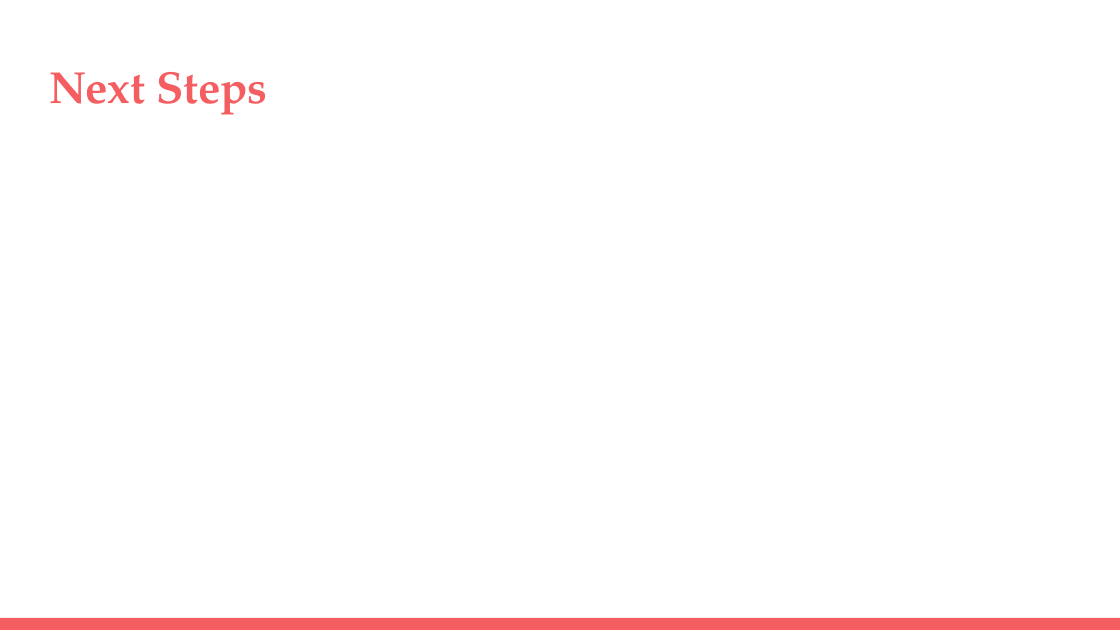
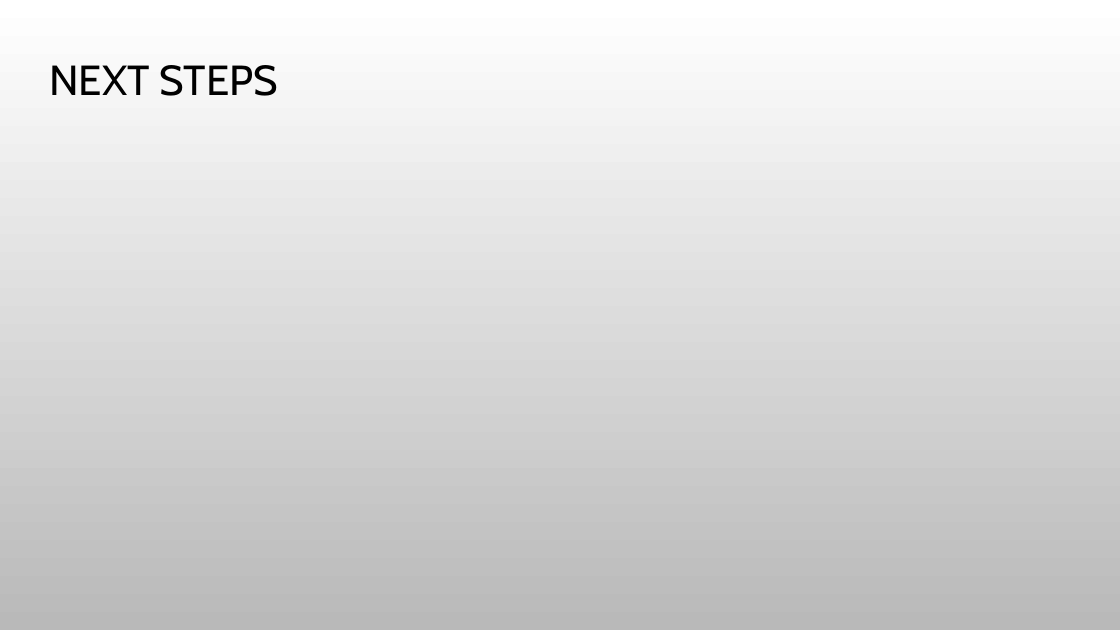
Before and after one commit to Almandiro/Rutgers_DS_Project_1, a slide deck: slide 8 of Correlative Signs of Atrial Fibrallation.pptx. Drawn at 1120x630 pixels with LibreOffice and Linux fonts; fonts in the diff are those of the drawing; background and template pictures are left out. Boxes give left, top, right and bottom in pixels: in the first picture for what was removed or moved away, otherwise in the second. Text is boxed around its words. In the diff, an @@ line names an element or a change of style, - is before the commit and + after.

```diff
--- a/Correlative Signs of Atrial Fibrallation.pptx
+++ b/Correlative Signs of Atrial Fibrallation.pptx
@@ background #FFFFFF to picture (left out) @@
@@ title at bbox=[49, 65, 278, 96]: text changed; size 28.8 to 27 pt; font TeX Gyre Pagella to Cabin; text colour #F55E61 to #000000; bold off @@
-Next Steps
+NEXT STEPS
@@ rectangle removed at bbox=[0, 618, 1120, 630] @@
```
Also in this commit, not shown: 7 other slides changed.
